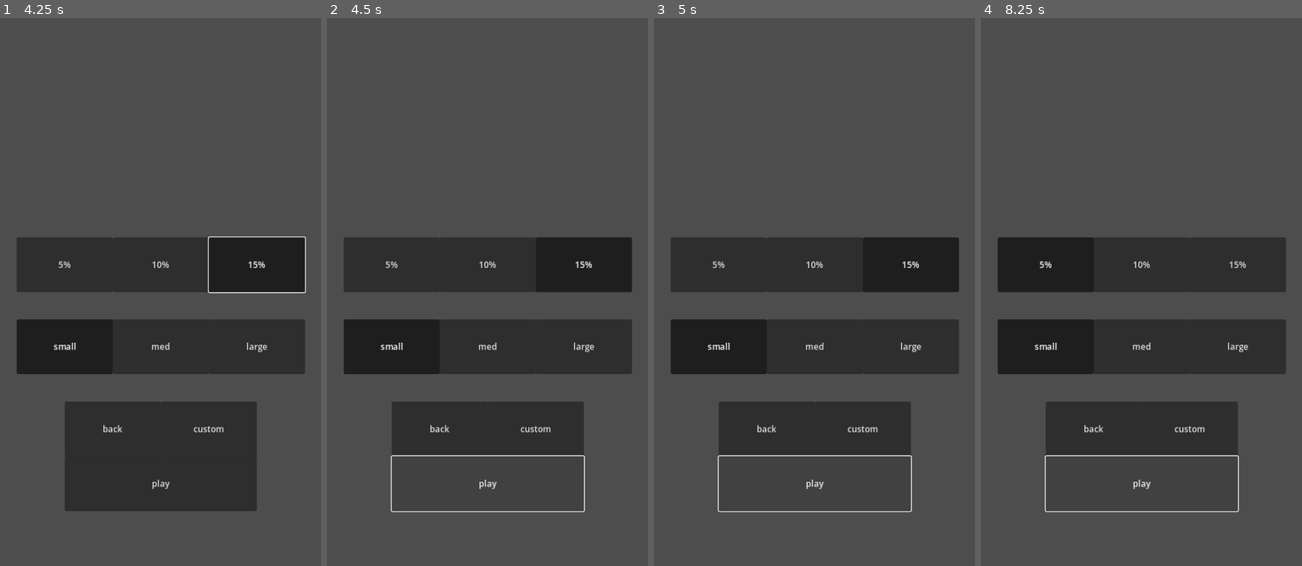
Above: before the commit, frames 1-4 (left to right).
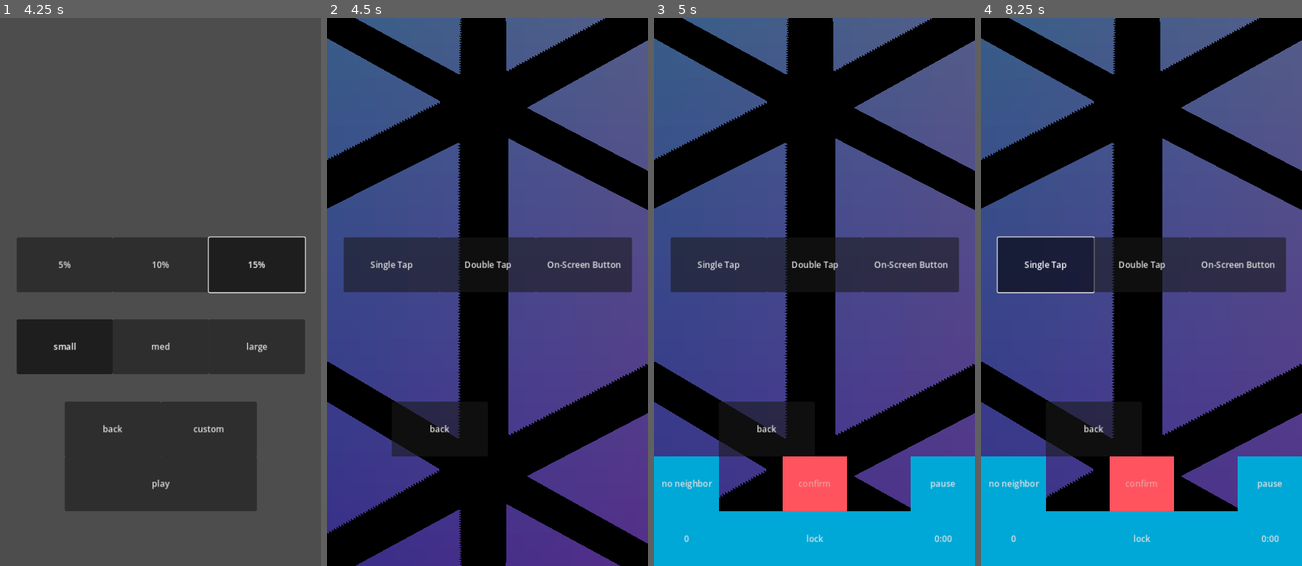
Above: after the commit, the same moments.

Repository: WalynC/sphereSweeperGodot
Game: Godot game, scene res://mainScenes/menu_scene.tscn
Same seed, same stepped clock (60 frames per second), same inputs: the game is played once before the commit and once after it. This scene is started directly instead of the project's main scene.
Inputs (mouse positions are in pixels of both pictures, inside the frame that each line leads up to):
- Up to frame 1 (4.25 s): click "new" at 0.5 s; tap Enter at 1.25 s; move the mouse to (144, 401) at 1.27 s; hold Right (ui_right) 1.28-2 s; hold Down (scroll_down) 1.28-2 s; click (144, 401) at 1.42 s; click "5%" at 2 s; click "10%" at 2.75 s; click "15%" at 3.5 s
- Up to frame 2 (4.5 s): click "play" at 4.25 s
- Up to frame 3 (5 s): no input
- Up to frame 4 (8.25 s): click (1141, 264) at 5 s, where only the run after the commit has a clickable "Double Tap"; click (1237, 264) at 5.75 s, where only the run after the commit has a clickable "On-Screen Button"; click (1045, 264) at 6.5 s, where only the run after the commit has a clickable "Single Tap"; click (1045, 264) at 7.25 s, where only the run after the commit has a clickable "Single Tap"; click (1141, 483) at 8 s, where only the run before the commit has a clickable "play"

Frame 1 is identical in both runs. In frame 2, 100% of the frame differs, in the area x 0-100%, y 0-100%; in frame 3, 100%; in frame 4, 100%.

Commit message:
Continues work on options menu, fixed incorrect scene paths

Diff:
--- a/CustomGameMenu.gd
+++ b/CustomGameMenu.gd
@@ -15,7 +15,7 @@
 
 func _new_game_adv():
 	GameManager.gameMode = 1
-	get_tree().change_scene_to_file("res://game.tscn")
+	get_tree().change_scene_to_file("res://mainScenes/game.tscn")
 
 func back_button_pressed():
 	exit_screen().tween_callback(basicGameUI.enter_screen)
--- a/LoseScreen.gd
+++ b/LoseScreen.gd
@@ -30,4 +30,4 @@
 	tween.tween_callback(gameUI.enter_screen)
 
 func _menu_pressed():
-	get_tree().change_scene_to_file("res://menu_scene.tscn")
+	get_tree().change_scene_to_file("res://mainScenes/menu_scene.tscn")
--- a/MainMenu.gd
+++ b/MainMenu.gd
@@ -24,7 +24,7 @@
 
 func continue_game():
 	GameManager.loading = true
-	get_tree().change_scene_to_file("res://game.tscn")
+	get_tree().change_scene_to_file("res://mainScenes/game.tscn")
 
 func enter_screen():
 	var tween = create_tween()
--- a/NewGameBasicMenu.gd
+++ b/NewGameBasicMenu.gd
@@ -40,7 +40,7 @@
 
 func _new_game_basic():
 	GameManager.gameMode = 0
-	get_tree().change_scene_to_file("res://game.tscn")
+	get_tree().change_scene_to_file("res://mainScenes/game.tscn")
 
 func back_button_pressed():
 	exit_screen().tween_callback(mainMenuUI.enter_screen)
--- a/PauseMenu.gd
+++ b/PauseMenu.gd
@@ -14,7 +14,7 @@
 	if (gm.board.boardGenerated):
 		SaveManager.saveData.time = GameTimer.elapsed
 		SaveManager.save_game()
-	get_tree().change_scene_to_file("res://menu_scene.tscn")
+	get_tree().change_scene_to_file("res://mainScenes/menu_scene.tscn")
 
 func options_pressed():
 	exit_screen().tween_callback(optionsUI.enter_screen)
--- a/WinScreen.gd
+++ b/WinScreen.gd
@@ -27,4 +27,4 @@
 	tween.tween_callback(gameUI.enter_screen)
 
 func _menu_pressed():
-	get_tree().change_scene_to_file("res://menu_scene.tscn")
+	get_tree().change_scene_to_file("res://mainScenes/menu_scene.tscn")
--- a/uiScenes/options_menu.tscn
+++ b/uiScenes/options_menu.tscn
@@ -2,7 +2,7 @@
 
 [ext_resource type="Script" path="res://OptionsMenu.gd" id="1_g7l5b"]
 
-[node name="options_menu" type="Control"]
+[node name="options_menu" type="Control" node_paths=PackedStringArray("modeButtons")]
 layout_mode = 3
 anchors_preset = 15
 anchor_right = 1.0
@@ -10,8 +10,9 @@
 grow_horizontal = 2
 grow_vertical = 2
 script = ExtResource("1_g7l5b")
+modeButtons = [NodePath("one"), NodePath("double"), NodePath("button")]
 
-[node name="5p" type="Button" parent="."]
+[node name="one" type="Button" parent="."]
 layout_mode = 1
 anchors_preset = -1
 anchor_left = 0.05
@@ -19,9 +20,9 @@
 anchor_right = 0.35
 anchor_bottom = 0.5
 toggle_mode = true
-text = "5%"
+text = "Single Tap"
 
-[node name="10p" type="Button" parent="."]
+[node name="double" type="Button" parent="."]
 layout_mode = 1
 anchors_preset = -1
 anchor_left = 0.35
@@ -29,9 +30,9 @@
 anchor_right = 0.65
 anchor_bottom = 0.5
 toggle_mode = true
-text = "10%"
+text = "Double Tap"
 
-[node name="15p" type="Button" parent="."]
+[node name="button" type="Button" parent="."]
 layout_mode = 1
 anchors_preset = -1
 anchor_left = 0.65
@@ -39,7 +40,7 @@
 anchor_right = 0.95
 anchor_bottom = 0.5
 toggle_mode = true
-text = "15%"
+text = "On-Screen Button"
 
 [node name="back" type="Button" parent="."]
 layout_mode = 1
@@ -50,7 +51,7 @@
 anchor_bottom = 0.8
 text = "back"
 
-[connection signal="toggled" from="5p" to="." method="_change_confirm_mode" binds= [0]]
-[connection signal="toggled" from="10p" to="." method="_change_confirm_mode" binds= [1]]
-[connection signal="toggled" from="15p" to="." method="_change_confirm_mode" binds= [2]]
+[connection signal="toggled" from="one" to="." method="_change_confirm_mode" binds= [0]]
+[connection signal="toggled" from="double" to="." method="_change_confirm_mode" binds= [1]]
+[connection signal="toggled" from="button" to="." method="_change_confirm_mode" binds= [2]]
 [connection signal="pressed" from="back" to="." method="back_button_pressed"]
--- a/uiScenes/pause_menu.tscn
+++ b/uiScenes/pause_menu.tscn
@@ -25,20 +25,30 @@
 layout_mode = 1
 anchors_preset = -1
 anchor_left = 0.2
-anchor_top = 0.6
+anchor_top = 0.5
 anchor_right = 0.8
-anchor_bottom = 0.7
+anchor_bottom = 0.6
 text = "new"
+
+[node name="options" type="Button" parent="."]
+layout_mode = 1
+anchors_preset = -1
+anchor_left = 0.2
+anchor_top = 0.65
+anchor_right = 0.8
+anchor_bottom = 0.75
+text = "options"
 
 [node name="continue" type="Button" parent="."]
 layout_mode = 1
 anchors_preset = -1
 anchor_left = 0.2
-anchor_top = 0.4
+anchor_top = 0.35
 anchor_right = 0.8
-anchor_bottom = 0.5
+anchor_bottom = 0.45
 text = "continue"
 
 [connection signal="pressed" from="menu" to="." method="go_to_main_menu"]
 [connection signal="pressed" from="new" to="." method="_on_new_game_pressed"]
+[connection signal="pressed" from="options" to="." method="options_pressed"]
 [connection signal="pressed" from="continue" to="." method="unpause"]
